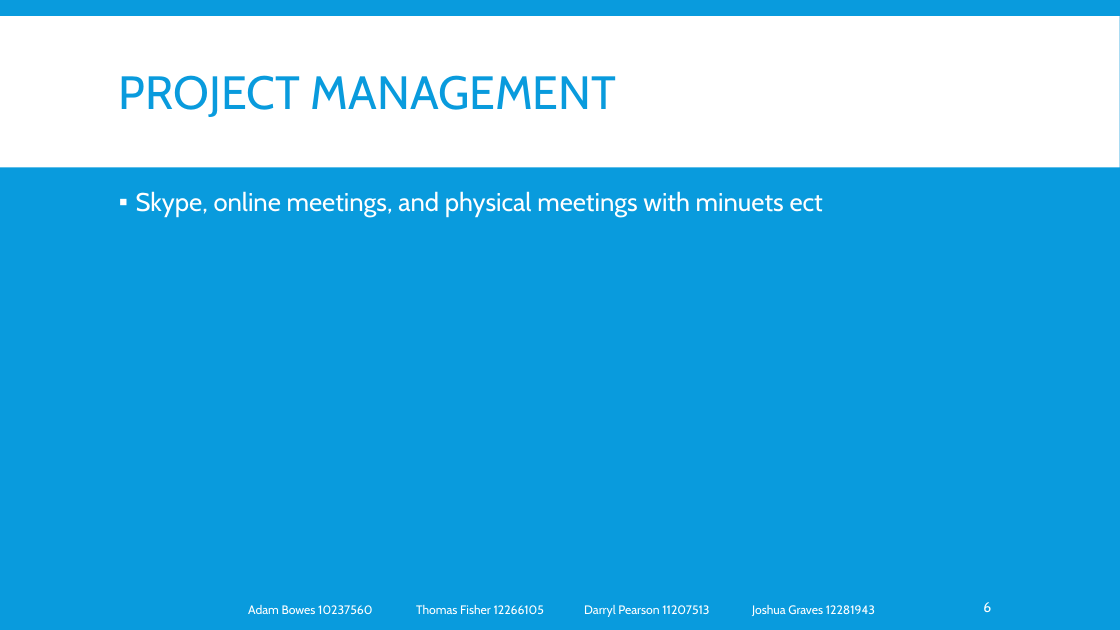
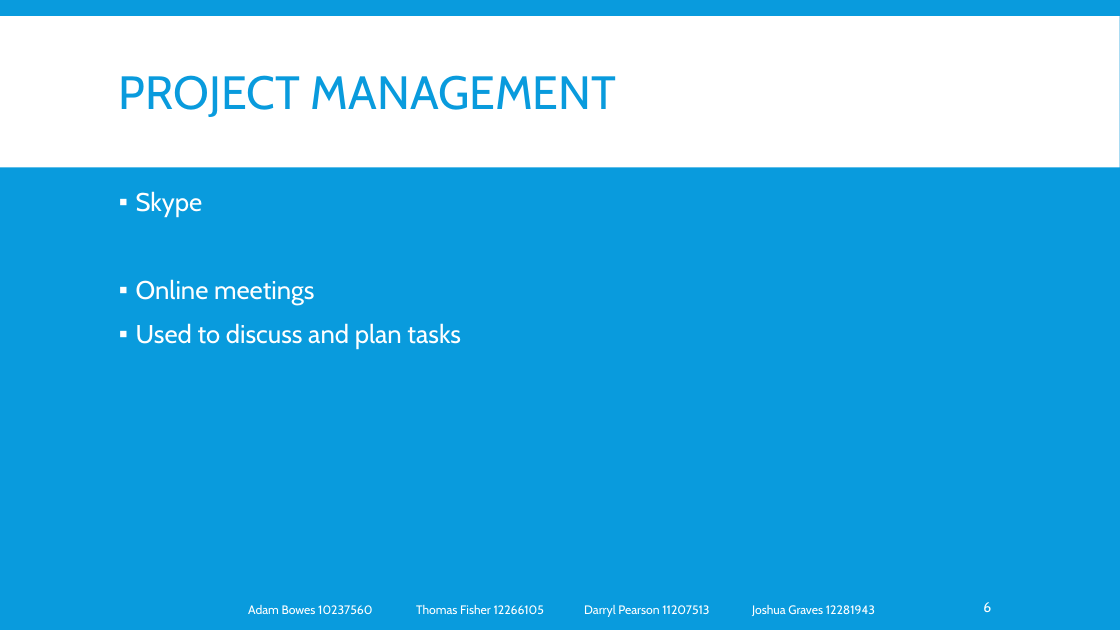
Before and after one commit to lazerduck/GroupProject_Lincoln_2014, a slide deck: slide 6 of Document/Presentation.pptx. Drawn at 1120x630 pixels with LibreOffice and Linux fonts; fonts in the diff are those of the drawing. Boxes give left, top, right and bottom in pixels: in the first picture for what was removed or moved away, otherwise in the second. Text is boxed around its words. In the diff, an @@ line names an element or a change of style, - is before the commit and + after.

```diff
--- a/Document/Presentation.pptx
+++ b/Document/Presentation.pptx
@@ text at <box>136,191,461,349</box>: text changed @@
-▪ Skype, online meetings, and physical meetings with minuets ect
+▪ Skype
+▪ Online meetings
+▪ Used to discuss and plan tasks
```
Also in this commit, not shown: 10 other slides changed, 1 slide added.
